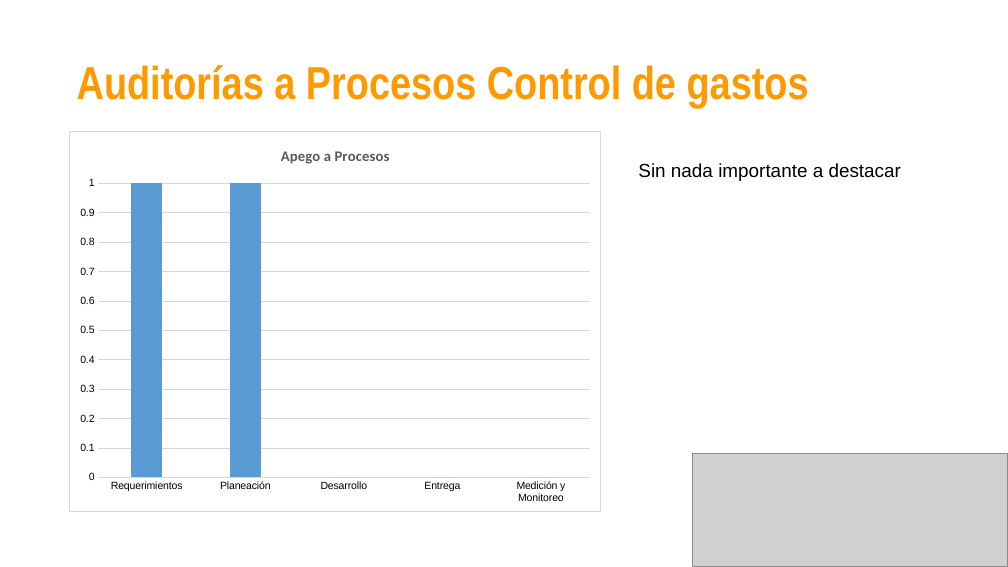
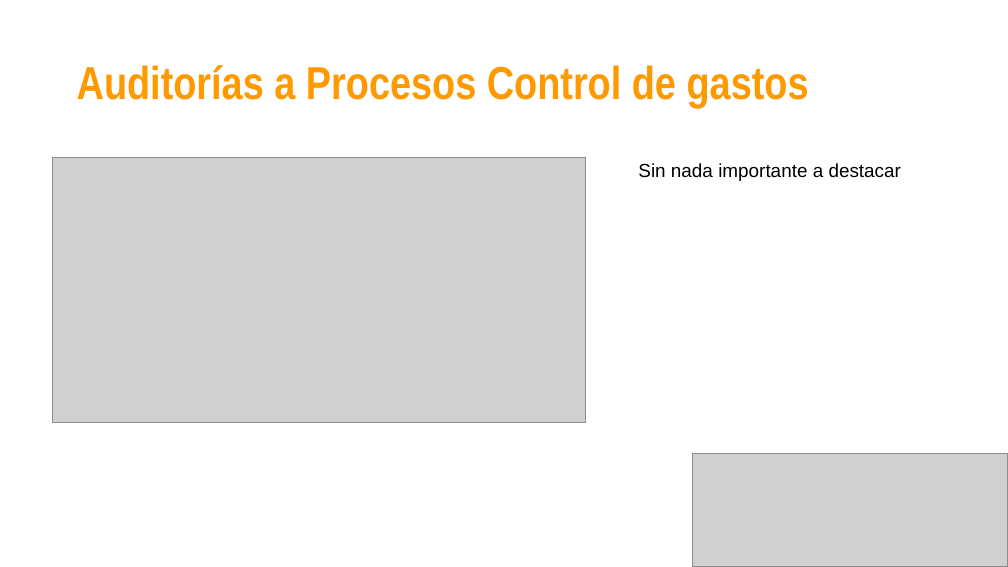
Before and after one commit to jovannyzepeda/Bisoltec, a slide deck: slide 24 of Organizacional/06. Medición y Monitoreo/2016/Bisoltec-ReporteMonitoreo.pptx (slide 18 before the commit). Drawn at 1008x567 pixels with LibreOffice and Linux fonts; fonts in the diff are those of the drawing; grey boxes stand for pictures. Boxes give left, top, right and bottom in pixels: in the first picture for what was removed or moved away, otherwise in the second. Text is boxed around its words. In the diff, an @@ line names an element or a change of style, - is before the commit and + after.

Commit message:
revision de documentos necesarios para la elaboración de acciones correctivas, reporte de monitoreo minuta y concentrado de metricas

```diff
--- a/Organizacional/06. Medición y Monitoreo/2016/Bisoltec-ReporteMonitoreo.pptx
+++ b/Organizacional/06. Medición y Monitoreo/2016/Bisoltec-ReporteMonitoreo.pptx
@@ column chart removed at (70,131,602,512) @@
-title "Apego a Procesos"
-categories: Requerimientos, Planeación, Desarrollo, Entrega, Medición y Monitoreo
-Series 1: 1, 1, -, -, -
@@ picture added at (52,157,585,422) @@
```
Also in this commit, not shown: 23 other slides changed, 9 slides added, 2 slides removed, 8 other files.
